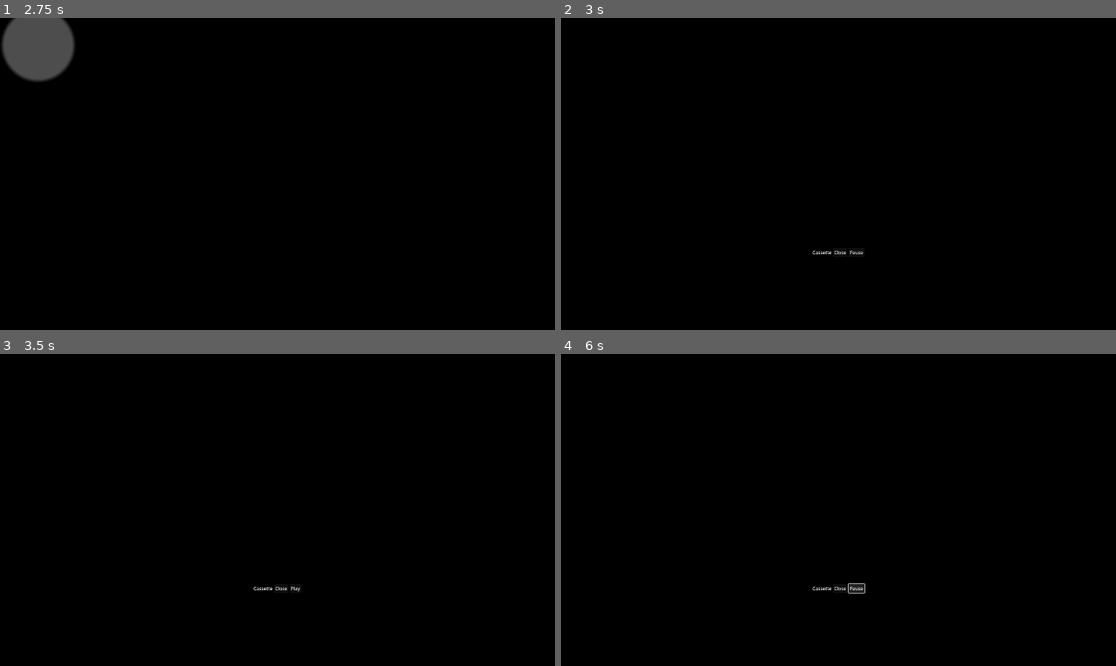
Above: before the commit, frames 1-4 (two rows, left to right).
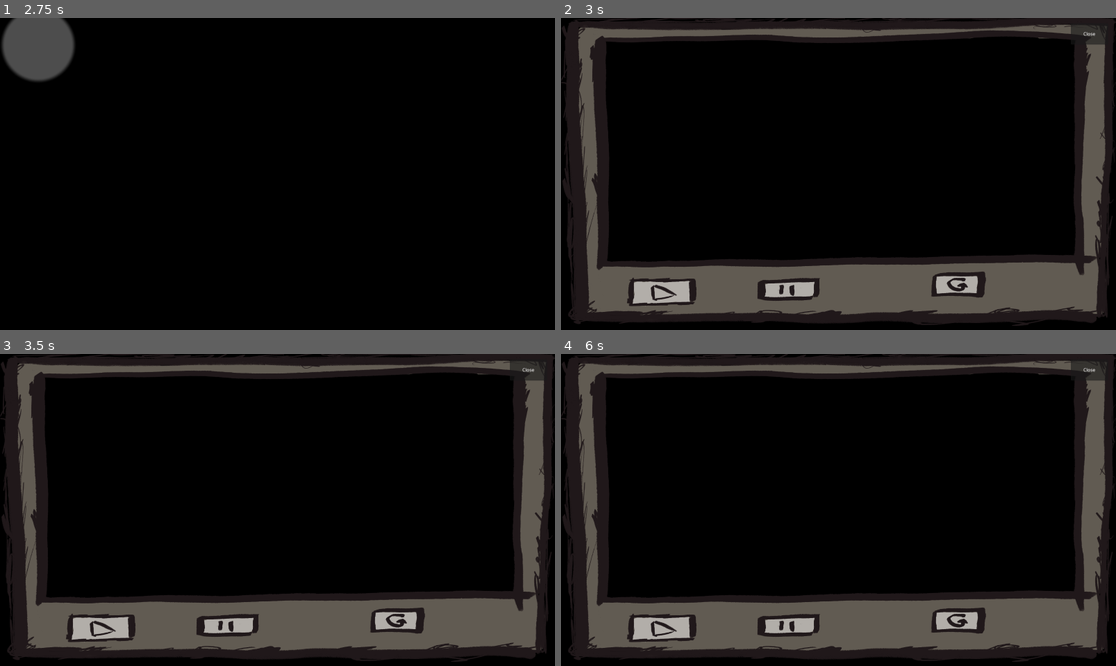
Above: after the commit, the same moments.

Repository: regularuseless/Hackyeah2025
Game: Godot game, scene res://Scenes/MainMenu.tscn
Same seed, same stepped clock (60 frames per second), same inputs: the game is played once before the commit and once after it. Video files are missing from this copy of the repository; at most half a second of black plays in their place.
Inputs (mouse positions are in pixels of both pictures, inside the frame that each line leads up to):
- Up to frame 1 (2.75 s): click "Start" at 0.5 s; click (22, 30) at 1.27 s; type "12" at 1.35 s; click "Start" at 2 s
- Up to frame 2 (3 s): tap Enter at 2.75 s; move the mouse to (1054, 301) at 2.77 s; click (1054, 301) at 2.92 s
- Up to frame 3 (3.5 s): no input
- Up to frame 4 (6 s): click (960, 622) at 3.5 s, where only the run after the commit has a clickable "Loop: Off"; click (960, 622) at 4.25 s, where only the run after the commit has a clickable "Loop: On"; click (660, 628) at 5 s, where only the run after the commit has a clickable "Pause"; click (855, 588) at 5.75 s, where only the run before the commit has a clickable "Play"

Frame 1 is identical in both runs. In frame 2, 36% of the frame differs, in the area x 0-100%, y 0-99%; in frame 3, 36%; in frame 4, 36%.

Commit message:
camera animations

Diff:
--- /dev/null
+++ b/don't-blink/Resources/Scripts/CameraOverlayAnimator.gd
@@ -0,0 +1,103 @@
+extends TextureRect
+class_name CameraOverlayAnimator
+
+@export var normal_tex: Texture2D
+
+# Button nodes resolved via Unique Names (as you have)
+@onready var play_btn: Button  = %PlayButton
+@onready var pause_btn: Button = %PauseButton
+@onready var loop_btn: Button  = %LoopButton
+# If you add Close later, just add:
+# @onready var close_btn: Button = %CloseButton
+
+# PLAY overlays
+@export var play_hover: Texture2D
+@export var play_down: Texture2D          # “start pressing”
+@export var play_pressed: Texture2D
+
+# PAUSE overlays
+@export var pause_hover: Texture2D
+@export var pause_down: Texture2D
+@export var pause_pressed: Texture2D
+
+# LOOP overlays
+@export var loop_hover: Texture2D
+@export var loop_down: Texture2D
+@export var loop_pressed: Texture2D
+
+var _current: StringName = &""
+var _state: StringName = &"normal"
+var _bounce_ticket: int = 0
+
+func _ready() -> void:
+	mouse_filter = Control.MOUSE_FILTER_IGNORE
+	texture = normal_tex
+
+	_wire_button(&"play",  play_btn)
+	_wire_button(&"pause", pause_btn)
+	_wire_button(&"loop",  loop_btn)
+	# _wire_button(&"close", close_btn)  # if you add Close later
+
+func _wire_button(id: StringName, b: Button) -> void:
+	if b == null:
+		return
+
+	b.mouse_entered.connect(func(): _set_state(id, &"hover"))
+
+	b.mouse_exited.connect(func():
+		if _current == id:
+			_set_state(&"", &"normal")
+	)
+
+	b.button_down.connect(func(): _set_state(id, &"down"))
+
+	b.button_up.connect(func():
+		var over := b.get_global_rect().has_point(get_viewport().get_mouse_position())
+		_set_state(id if over else &"", &"hover" if over else &"normal")
+	)
+
+	b.pressed.connect(func(): _pressed_bounce(id, b))
+
+func _pressed_bounce(id: StringName, b: Button) -> void:
+	# Sequence: pressed → short down flash → hover/normal
+	_set_state(id, &"pressed")
+	_bounce_ticket += 1
+	var my := _bounce_ticket
+
+	get_tree().create_timer(0.07, false).timeout.connect(func():
+		if my != _bounce_ticket or _current != id:
+			return
+		_set_state(id, &"down")
+		get_tree().create_timer(0.12, false).timeout.connect(func():
+			if my != _bounce_ticket:
+				return
+			var over := b.get_global_rect().has_point(get_viewport().get_mouse_position())
+			_set_state(id if over else &"", &"hover" if over else &"normal")
+		)
+	)
+
+func _set_state(id: StringName, st: StringName) -> void:
+	_current = id
+	_state = st
+	var tex := _pick_texture(id, st)
+	texture = tex if tex != null else normal_tex
+
+func _pick_texture(id: StringName, st: StringName) -> Texture2D:
+	match String(id):
+		"play":
+			match String(st):
+				"hover":   return play_hover
+				"down":    return play_down
+				"pressed": return play_pressed
+		"pause":
+			match String(st):
+				"hover":   return pause_hover
+				"down":    return pause_down
+				"pressed": return pause_pressed
+		"loop":
+			match String(st):
+				"hover":   return loop_hover
+				"down":    return loop_down
+				"pressed": return loop_pressed
+		# Add a "close" branch here if you add CloseButton + its textures.
+	return null
--- a/don't-blink/Resources/Scripts/cassette_manager.gd
+++ b/don't-blink/Resources/Scripts/cassette_manager.gd
@@ -1,40 +1,87 @@
 extends CanvasLayer
 class_name CassetteManager
 
-@onready var root: Control          = %Root
-@onready var title_label: Label     = %Title
-@onready var close_btn: Button      = %CloseButton
-@onready var play_btn: Button       = %PlayPauseButton
-@onready var player: VideoStreamPlayer    = %VideoPlayer
+@onready var root: Control               = %Root
+@onready var close_btn: Button           = %CloseButton
+@onready var play_btn: Button            = %PlayButton       # <- renamed
+@onready var pause_btn: Button           = %PauseButton      # <- new button
+@onready var loop_btn: Button            = %LoopButton
+@onready var player: VideoStreamPlayer   = %VideoPlayer
+@onready var video_ar: AspectRatioContainer = %VideoAR
 
 var _open: bool = false
 var _saved_paused: bool = false
+var _loop: bool = false
+@export var default_loop: bool = false
+var _is_playing: bool = false   # our UI state flag
 
 func _ready() -> void:
-	# If it's a Control (it is, in 2D UI)
-	player.set_anchors_preset(Control.PRESET_FULL_RECT)
-	player.size_flags_horizontal = Control.SIZE_EXPAND_FILL
-	player.size_flags_vertical   = Control.SIZE_EXPAND_FILL
-	# Helps if the parent gives zero size at start:
-	player.custom_minimum_size = Vector2(960, 540)  # pick any sane preview size
+	_fix_layout_hard()
 	process_mode = Node.PROCESS_MODE_ALWAYS
 	root.visible = false
+
 	close_btn.pressed.connect(close)
-	play_btn.pressed.connect(_toggle_play)
-	player.finished.connect(func(): play_btn.text = "Play")
+	play_btn.pressed.connect(_press_play)
+	pause_btn.pressed.connect(_press_pause)
+	loop_btn.pressed.connect(_toggle_loop)
 
-func open(title: String, stream: VideoStream) -> void:
+	player.finished.connect(_on_player_finished)
+
+	_loop = default_loop
+	_refresh_loop_label()
+	_update_controls()
+
+func open(_title: String, stream: VideoStream) -> void:
 	if stream == null:
 		push_warning("CassetteManager.open called with null stream"); return
+
 	_saved_paused = get_tree().paused
 	get_tree().paused = true
 	root.visible = true
 	_open = true
-	title_label.text = title
+
 	player.stream = stream
+	player.stream_position = 0.0
 	player.play()
-	play_btn.text = "Pause"
-	player.set_expand(true)
+	_is_playing = true
+	_update_controls()
+
+	await get_tree().process_frame
+	_apply_video_aspect_from_stream_or_texture()
+
+func _press_play() -> void:
+	if player.stream == null:
+		return
+	player.play()          # resumes from current stream_position
+	_is_playing = true
+	_update_controls()
+
+func _press_pause() -> void:
+	if player.is_playing():
+		player.stop()
+	_is_playing = false
+	_update_controls()
+
+func _toggle_loop() -> void:
+	_loop = !_loop
+	_refresh_loop_label()
+
+func _refresh_loop_label() -> void:
+	loop_btn.text = "Loop: " + ("On" if _loop else "Off")
+
+func _on_player_finished() -> void:
+	if _loop:
+		player.stream_position = 0.0
+		player.play()
+		_is_playing = true
+	else:
+		_is_playing = false
+	_update_controls()
+
+func _update_controls() -> void:
+	# Enable exactly one of them based on state
+	play_btn.disabled = _is_playing
+	pause_btn.disabled = not _is_playing
 
 func close() -> void:
 	_open = false
@@ -43,14 +90,38 @@
 	root.visible = false
 	get_tree().paused = _saved_paused
 
-func _toggle_play() -> void:
-	if player.is_playing():
-		player.stop()
-		play_btn.text = "Play"
-	else:
-		player.play()
-		play_btn.text = "Pause"
-
 func _unhandled_input(event: InputEvent) -> void:
 	if _open and event.is_action_pressed("ui_cancel"):
 		close()
+
+func _apply_video_aspect_from_stream_or_texture() -> void:
+	var w := 0
+	var h := 0
+	if player.stream and player.stream.has_method("get_width") and player.stream.has_method("get_height"):
+		w = int(player.stream.get_width())
+		h = int(player.stream.get_height())
+	if (w == 0 or h == 0):
+		var tex := player.get_video_texture()
+		if tex:
+			var sz := tex.get_size()
+			w = int(sz.x)
+			h = int(sz.y)
+	if w > 0 and h > 0 and is_instance_valid(video_ar):
+		video_ar.ratio = float(w) / float(h)
+		video_ar.custom_minimum_size = Vector2(w, h)
+
+func _fix_layout_hard() -> void:
+	%Root.set_anchors_preset(Control.PRESET_FULL_RECT)
+	if %Root.has_node("Dim"):
+		%Dim.set_anchors_preset(Control.PRESET_FULL_RECT)
+
+	if is_instance_valid(video_ar):
+		video_ar.set_anchors_preset(Control.PRESET_FULL_RECT)
+		video_ar.size_flags_horizontal = Control.SIZE_EXPAND_FILL
+		video_ar.size_flags_vertical   = Control.SIZE_EXPAND_FILL
+		video_ar.stretch_mode = AspectRatioContainer.STRETCH_FIT
+		video_ar.custom_minimum_size = Vector2(960, 540)
+
+	%VideoPlayer.set_anchors_preset(Control.PRESET_FULL_RECT)
+	%VideoPlayer.size_flags_horizontal = Control.SIZE_EXPAND_FILL
+	%VideoPlayer.size_flags_vertical   = Control.SIZE_EXPAND_FILL
--- a/don't-blink/Scenes/CasetteManager.tscn
+++ b/don't-blink/Scenes/CasetteManager.tscn
@@ -1,6 +1,17 @@
-[gd_scene load_steps=2 format=3 uid="uid://ro3abyjyyr10"]
+[gd_scene load_steps=13 format=3 uid="uid://ro3abyjyyr10"]
 
 [ext_resource type="Script" uid="uid://wnv2g1rtrloh" path="res://Resources/Scripts/cassette_manager.gd" id="1_g6rdw"]
+[ext_resource type="Texture2D" uid="uid://bdf0pox4cg7oa" path="res://Resources/Assets/CassetteVideos/CasetteOverlay/default.png" id="2_6yb57"]
+[ext_resource type="Script" uid="uid://g426neex17sy" path="res://Resources/Scripts/CameraOverlayAnimator.gd" id="3_hmnk5"]
+[ext_resource type="Texture2D" uid="uid://bipno3i0kvmw1" path="res://Resources/Assets/CassetteVideos/CasetteOverlay/highlight play.png" id="4_exhdp"]
+[ext_resource type="Texture2D" uid="uid://bs3jfqwsmfed0" path="res://Resources/Assets/CassetteVideos/CasetteOverlay/pressed play.png" id="5_2ojqe"]
+[ext_resource type="Texture2D" uid="uid://t8hhu8u24qxa" path="res://Resources/Assets/CassetteVideos/CasetteOverlay/pressed play different.png" id="6_iqpw8"]
+[ext_resource type="Texture2D" uid="uid://ci8gx6h8hreqh" path="res://Resources/Assets/CassetteVideos/CasetteOverlay/highlight pause.png" id="7_d35xy"]
+[ext_resource type="Texture2D" uid="uid://c1omeij1h8c26" path="res://Resources/Assets/CassetteVideos/CasetteOverlay/pressed pause_.png" id="8_jjnpa"]
+[ext_resource type="Texture2D" uid="uid://m0xywcb3aahk" path="res://Resources/Assets/CassetteVideos/CasetteOverlay/pressed pause - different_.png" id="9_3cdrx"]
+[ext_resource type="Texture2D" uid="uid://beiajtlip7q3r" path="res://Resources/Assets/CassetteVideos/CasetteOverlay/highlight replay.png" id="10_kybad"]
+[ext_resource type="Texture2D" uid="uid://diuq4u71p61rh" path="res://Resources/Assets/CassetteVideos/CasetteOverlay/loop pressed.png" id="11_s3iur"]
+[ext_resource type="Texture2D" uid="uid://bxyr56qa1s3n1" path="res://Resources/Assets/CassetteVideos/CasetteOverlay/loop pressed different.png" id="12_33g8e"]
 
 [node name="CassetteManager" type="Node2D"]
 
@@ -11,20 +22,26 @@
 [node name="Root" type="Control" parent="CassetteManager"]
 unique_name_in_owner = true
 layout_mode = 3
-anchors_preset = 0
-offset_right = 1920.0
-offset_bottom = 1080.0
+anchors_preset = 15
+anchor_right = 1.0
+anchor_bottom = 1.0
 
 [node name="Dim" type="ColorRect" parent="CassetteManager/Root"]
-layout_mode = 0
-offset_right = 1920.0
-offset_bottom = 1080.0
+unique_name_in_owner = true
+layout_mode = 1
+anchors_preset = 15
+anchor_right = 1.0
+anchor_bottom = 1.0
+grow_horizontal = 2
+grow_vertical = 2
 color = Color(0, 0, 0, 0.18431373)
 
 [node name="MarginContainer" type="MarginContainer" parent="CassetteManager/Root"]
 layout_mode = 0
-offset_right = 1920.0
-offset_bottom = 1080.0
+offset_left = 35.0
+offset_top = 24.0
+offset_right = 1864.0
+offset_bottom = 1029.0
 theme_override_constants/margin_left = 24
 theme_override_constants/margin_top = 24
 theme_override_constants/margin_right = 24
@@ -34,31 +51,77 @@
 layout_mode = 2
 alignment = 1
 
-[node name="AspectRatioContainer" type="AspectRatioContainer" parent="CassetteManager/Root/MarginContainer/VBoxContainer"]
+[node name="VideoAR" type="AspectRatioContainer" parent="CassetteManager/Root/MarginContainer"]
+unique_name_in_owner = true
 layout_mode = 2
 
-[node name="VideoPlayer" type="VideoStreamPlayer" parent="CassetteManager/Root/MarginContainer/VBoxContainer/AspectRatioContainer"]
+[node name="VideoPlayer" type="VideoStreamPlayer" parent="CassetteManager/Root/MarginContainer/VideoAR"]
 unique_name_in_owner = true
 layout_mode = 2
 expand = true
 
-[node name="HBoxContainer" type="HBoxContainer" parent="CassetteManager/Root/MarginContainer/VBoxContainer"]
-layout_mode = 2
-alignment = 1
+[node name="Overlay" type="Control" parent="CassetteManager/Root"]
+anchors_preset = 0
+offset_right = 1920.0
+offset_bottom = 1080.0
+mouse_filter = 2
 
-[node name="Title" type="Label" parent="CassetteManager/Root/MarginContainer/VBoxContainer/HBoxContainer"]
+[node name="PauseButton" type="Button" parent="CassetteManager/Root/Overlay"]
 unique_name_in_owner = true
-layout_mode = 2
-text = "Cassette
-"
+layout_mode = 0
+offset_left = 682.0
+offset_top = 905.0
+offset_right = 887.0
+offset_bottom = 976.0
+text = "Pause"
 
-[node name="CloseButton" type="Button" parent="CassetteManager/Root/MarginContainer/VBoxContainer/HBoxContainer"]
+[node name="LoopButton" type="Button" parent="CassetteManager/Root/Overlay"]
 unique_name_in_owner = true
-layout_mode = 2
+layout_mode = 0
+offset_left = 1284.0
+offset_top = 884.0
+offset_right = 1465.0
+offset_bottom = 970.0
+text = "Loop"
+
+[node name="PlayButton" type="Button" parent="CassetteManager/Root/Overlay"]
+unique_name_in_owner = true
+layout_mode = 0
+offset_left = 235.0
+offset_top = 908.0
+offset_right = 468.0
+offset_bottom = 994.0
+text = "Pause"
+
+[node name="CloseButton" type="Button" parent="CassetteManager/Root/Overlay"]
+unique_name_in_owner = true
+z_index = 3
+layout_mode = 0
+offset_left = 1764.0
+offset_top = 18.0
+offset_right = 1893.0
+offset_bottom = 92.0
 text = "Close
 "
 
-[node name="PlayPauseButton" type="Button" parent="CassetteManager/Root/MarginContainer/VBoxContainer/HBoxContainer"]
+[node name="CameraOverlay" type="TextureRect" parent="CassetteManager/Root/Overlay"]
 unique_name_in_owner = true
-layout_mode = 2
-text = "Pause"
+layout_mode = 0
+offset_left = 1.0000001
+offset_top = -2.999999
+offset_right = 1921.0
+offset_bottom = 1277.0
+scale = Vector2(1.009375, 0.83515626)
+mouse_filter = 2
+texture = ExtResource("2_6yb57")
+script = ExtResource("3_hmnk5")
+normal_tex = ExtResource("2_6yb57")
+play_hover = ExtResource("4_exhdp")
+play_down = ExtResource("5_2ojqe")
+play_pressed = ExtResource("6_iqpw8")
+pause_hover = ExtResource("7_d35xy")
+pause_down = ExtResource("8_jjnpa")
+pause_pressed = ExtResource("9_3cdrx")
+loop_hover = ExtResource("10_kybad")
+loop_down = ExtResource("11_s3iur")
+loop_pressed = ExtResource("12_33g8e")
--- a/don't-blink/Scenes/Cassette.tscn
+++ b/don't-blink/Scenes/Cassette.tscn
@@ -1,6 +1,6 @@
 [gd_scene load_steps=4 format=3 uid="uid://bhpmgurerojb4"]
 
-[ext_resource type="Script" uid="uid://bs1twp7hvkcfc" path="res://Scenes/CassetteObject.gd" id="1_ol83a"]
+[ext_resource type="Script" uid="uid://bs1twp7hvkcfc" path="res://Resources/Scripts/CassetteObject.gd" id="1_ol83a"]
 [ext_resource type="Texture2D" uid="uid://baojplok525kj" path="res://Resources/Assets/White_Circle.png" id="2_fsh7v"]
 
 [sub_resource type="CircleShape2D" id="CircleShape2D_ol83a"]
Binary file added: don't-blink/Resources/Assets/CassetteVideos/CasetteOverlay/default.png
Not shown, added: don't-blink/Resources/Assets/CassetteVideos/CasetteOverlay/default.png.import
Binary file added: don't-blink/Resources/Assets/CassetteVideos/CasetteOverlay/highlight pause.png
Not shown, added: don't-blink/Resources/Assets/CassetteVideos/CasetteOverlay/highlight pause.png.import
Binary file added: don't-blink/Resources/Assets/CassetteVideos/CasetteOverlay/highlight play.png
Not shown, added: don't-blink/Resources/Assets/CassetteVideos/CasetteOverlay/highlight play.png.import
Binary file added: don't-blink/Resources/Assets/CassetteVideos/CasetteOverlay/highlight replay.png
Not shown, added: don't-blink/Resources/Assets/CassetteVideos/CasetteOverlay/highlight replay.png.import
Binary file added: don't-blink/Resources/Assets/CassetteVideos/CasetteOverlay/loop pressed different.png
Not shown, added: don't-blink/Resources/Assets/CassetteVideos/CasetteOverlay/loop pressed different.png.import
Binary file added: don't-blink/Resources/Assets/CassetteVideos/CasetteOverlay/loop pressed.png
Not shown, added: don't-blink/Resources/Assets/CassetteVideos/CasetteOverlay/loop pressed.png.import
(and 11 more such lines)
